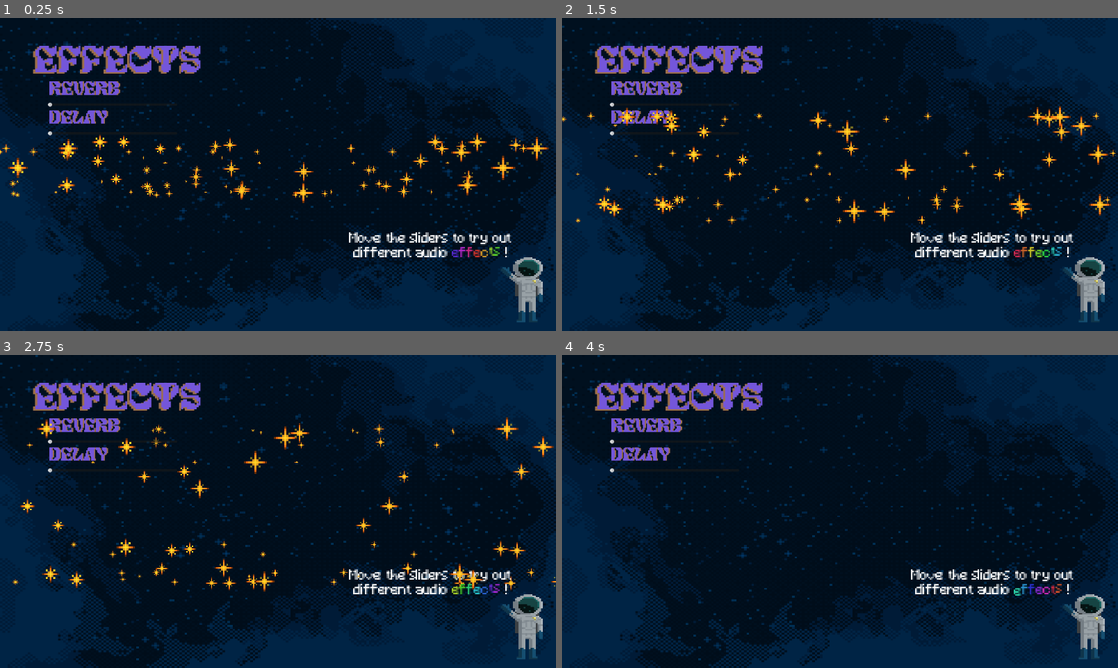
Above: before the commit, frames 1-4 (two rows, left to right).
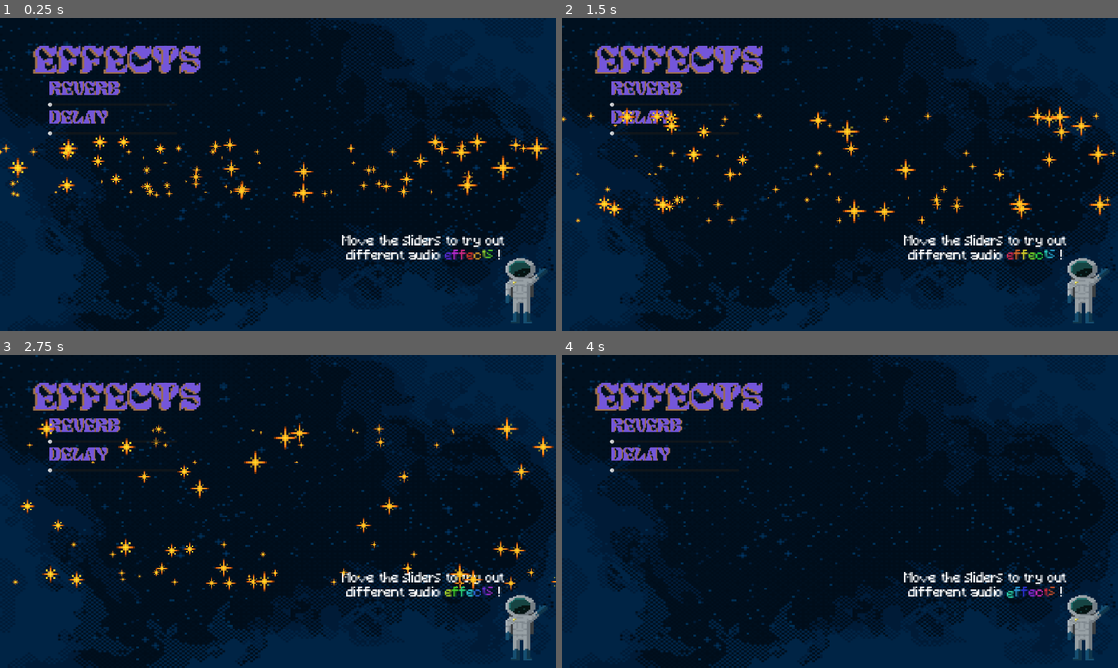
Above: after the commit, the same moments.

Repository: mengo1993/gianluandreeducationalgamejam
Game: Godot game, scene res://game.tscn
Two runs of this game, one before a commit and one after it. Both use one fixed random seed, a clock stepped at 60 frames per second and the inputs below.
Inputs:
- Up to frame 1 (0.25 s): no input
- Up to frame 2 (1.5 s): no input
- Up to frame 3 (2.75 s): no input
- Up to frame 4 (4 s): no input

The runs differ from the first frame. In frame 1, 2.5% of the frame differs, in the area x 61-99%, y 68-98%; in frame 2, 2.5%; in frame 3, 2.4%; in frame 4, 2.5%.

Commit message:
girato astro

Diff:
--- a/game.tscn
+++ b/game.tscn
@@ -48,12 +48,13 @@
 [node name="Spaceman" type="TextureRect" parent="Control"]
 texture_filter = 1
 layout_mode = 0
-offset_left = 1705.0
-offset_top = 815.0
-offset_right = 1745.0
-offset_bottom = 864.0
+offset_left = 1716.0
+offset_top = 819.0
+offset_right = 1756.0
+offset_bottom = 868.0
 scale = Vector2(5, 5)
 texture = ExtResource("5_j5wjh")
+flip_h = true
 
 [node name="Spaceman_Text" type="RichTextLabel" parent="Control/Spaceman"]
 texture_filter = 1
@@ -63,10 +64,10 @@
 anchor_top = -3.362
 anchor_right = 1.325
 anchor_bottom = 1.0
-offset_left = 43.28
-offset_top = 139.938
-offset_right = -37.8
-offset_bottom = -36.8
+offset_left = 36.28
+offset_top = 140.338
+offset_right = -44.8
+offset_bottom = -36.4
 theme_override_fonts/normal_font = ExtResource("6_vef74")
 theme_override_font_sizes/bold_italics_font_size = 0
 theme_override_font_sizes/italics_font_size = 0
